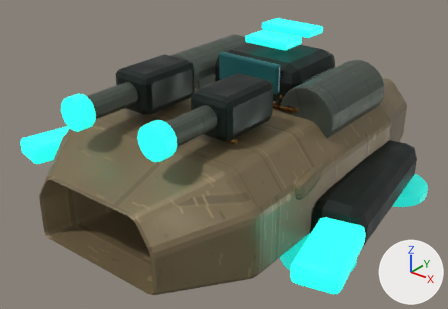
A saved change to the Blender file assets/models/source/vehicles/lancer.blend.
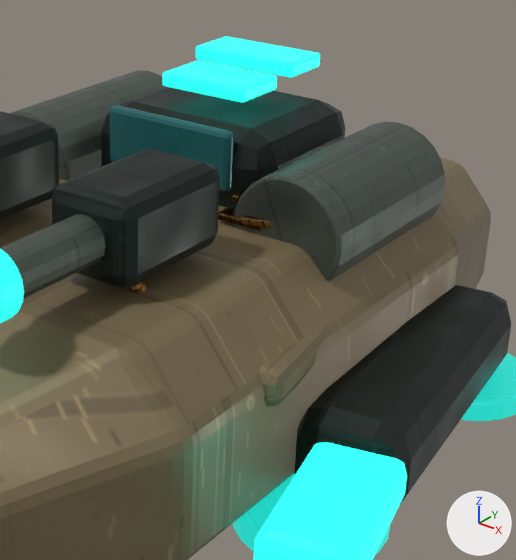
Each version is shown whole from a camera (50 mm lens) standing at (2.46, -3.31, 2.44) and looking at (-0.07, -0.15, 0.49), then close up on the part from 37% to 94% of the width and 0% to 89% of the height. The lights are fixed; the arrows at lower right show +X, +Y and +Z. The older version's two pictures come first.

The first close-up shows 'DamageHeavy overlay', 'Forward prism canopy', 'Prism lancer · swept hover skimmer', 'Static · Vehicle / armor_light', 'Static · Vehicle / dark', 'Static · Vehicle / energy', 'Static · Vehicle / steel', 'TeamColor' and 1 more.
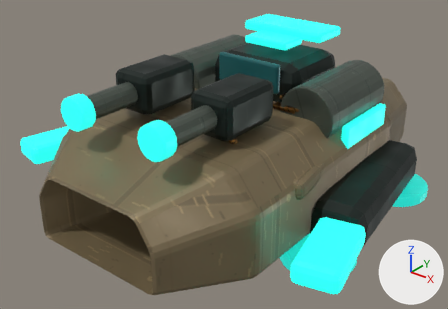
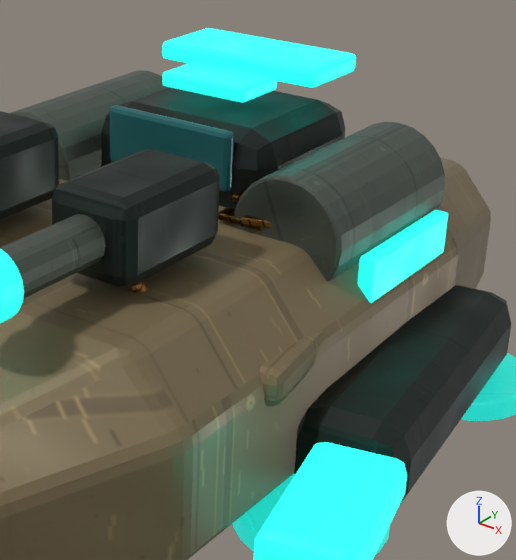
Where the change shows, as pixel boxes [x1, y1, x2, y2] in the close-ups (516 x 560 px; the box of a moved part takes in the faces that stretch with it):
'TeamColor', reshaped
    before: [0, 36, 407, 560]
    after: [0, 28, 448, 560]
part 1 of me_teamcolor___consolidated_mesh_004, added (cyan)
    after: [357, 210, 448, 303]
part 2 of me_teamcolor___consolidated_mesh_004, moved or reshaped
    before: [196, 36, 320, 78]
    after: [162, 28, 356, 88]
part 3 of me_teamcolor___consolidated_mesh_004, surface changed
    before: [175, 36, 320, 97]
    after: [162, 28, 356, 97]

Patch to the scene script:
```diff
--- a/assets/models/source/vehicles/lancer.blend.py
+++ b/assets/models/source/vehicles/lancer.blend.py
@@ me_teamcolor___consolidated_mesh_004 @@
 # used by ob_teamcolor; location = (-1.15, -0.76, 0.49); rotation_euler = (0.0, 0.0, -0.23), in degrees (0, 0, -13)
-me_teamcolor___consolidated_mesh_004.from_pydata(...)  # 464 vertices, 420 faces; spans x -0.14..2.47, y -0.31..1.7, z -0.07..0.82
+me_teamcolor___consolidated_mesh_004.from_pydata(...)  # 576 vertices, 528 faces; spans x -0.14..2.47, y -0.31..1.77, z -0.07..0.82
+# me_teamcolor___consolidated_mesh_004 part 1: a new loose piece of 56 vertices spanning x 1.55..1.72, y 1.21..1.74, z 0.18..0.38, in mat_teamcolor___vehicle_identification
+# me_teamcolor___consolidated_mesh_004 part 2
+# 6 vertices in x 0.59..0.6, y 1.59..1.61, z 0.77..0.81 move by (-0.12, 0.02, 0.0)
+# 5 vertices in x 0.63..0.65, y 1.41..1.43, z 0.77..0.82 move by (-0.1, -0.07, 0.0)
+# 5 vertices in x 0.99..1.0, y 1.69..1.7, z 0.77..0.82 move by (0.1, 0.07, 0.0)
+# 4 vertices in x 1.03..1.04, y 1.51..1.52, z 0.76..0.77 move by (0.12, -0.02, -0.01)
+# 4 vertices in x 1.04, y 1.51..1.52, z 0.77..0.81 move by (0.13, -0.02, 0.0)
+# 3 vertices in x 0.64..0.65, y 1.42..1.43, z 0.76..0.77 move by (-0.1, -0.07, -0.01)
+# 29 vertices move from x 0.6..1.04, y 1.42..1.7, z 0.76..0.82 to x 0.47..1.16, y 1.34..1.77, z 0.75..0.82
+# me_teamcolor___consolidated_mesh_004 part 3: 418 kept faces spanning x -0.14..2.47, y -0.31..1.77, z -0.07..0.82 get new texture (UV) coordinates
+# other edits to the shape of me_teamcolor___consolidated_mesh_004 do not show in these pictures
 me_teamcolor___consolidated_mesh_004.materials.append(mat_teamcolor___vehicle_identification)
```
